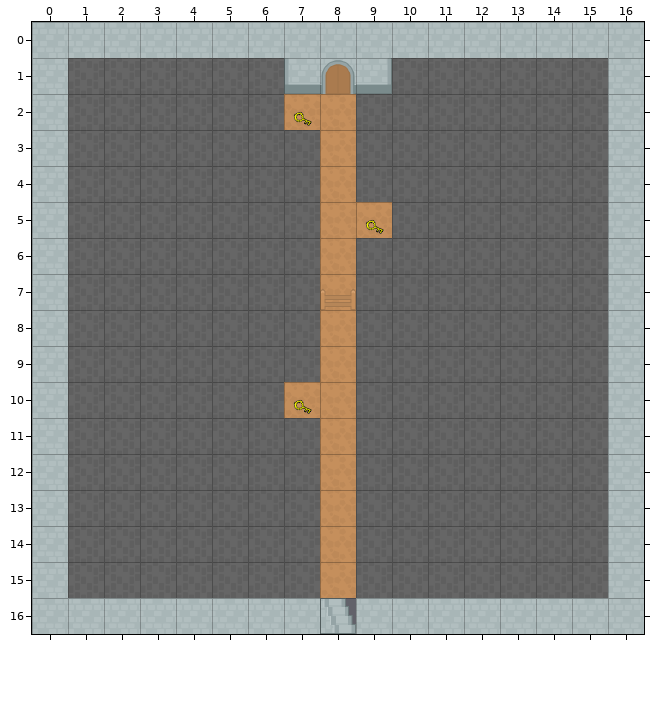
Tiled map -- android/assets/map1.tmx. The first picture shows the starting point.
Cells are 64x64 px. Shown: x 0..16, y 0..16.
The result:
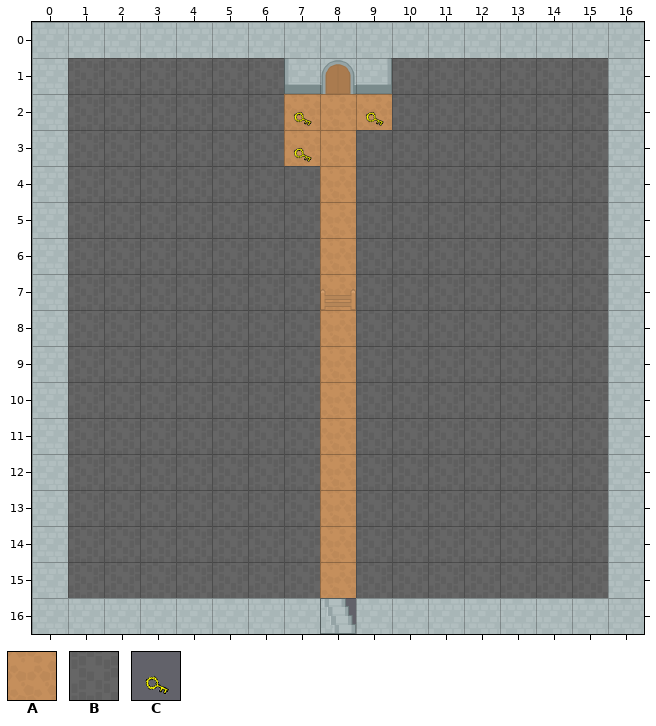
Key: from "RPGpack_sheet": A 26, B 154, C 245.
_ is an empty cell.
The edit:
Layer "Walls":
y 2: x 9 B -> _
y 3: x 7 B -> _
y 5: x 9 _ -> B
y 10: x 7 _ -> B
Layer "Road":
y 2: x 9 _ -> A
y 3: x 7 _ -> A
y 5: x 9 A -> _
y 10: x 7 A -> _
Layer "Keys":
y 2: x 9 _ -> C
y 3: x 7 _ -> C
y 5: x 9 C -> _
y 10: x 7 C -> _
Boxes around the changes in both pictures, in picture pixels (x1, y1, x2, y2):
changed: (356, 94, 392, 130)
changed: (284, 130, 320, 166)
changed: (356, 202, 392, 238)
changed: (284, 382, 320, 418)
